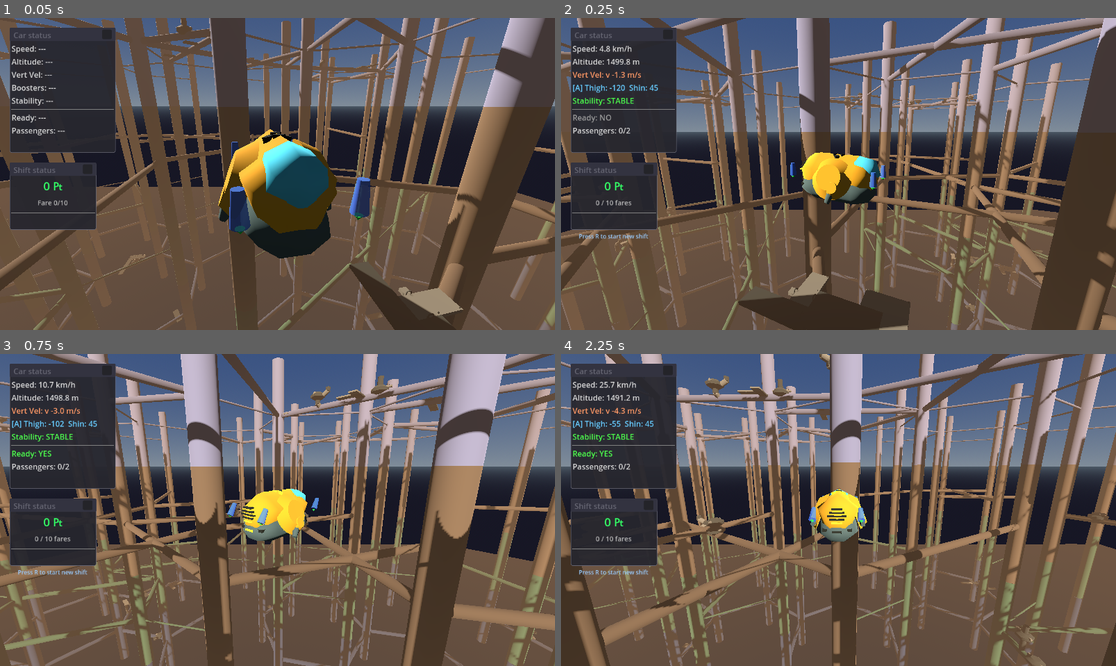
Above: before the commit, frames 1-4 (two rows, left to right).
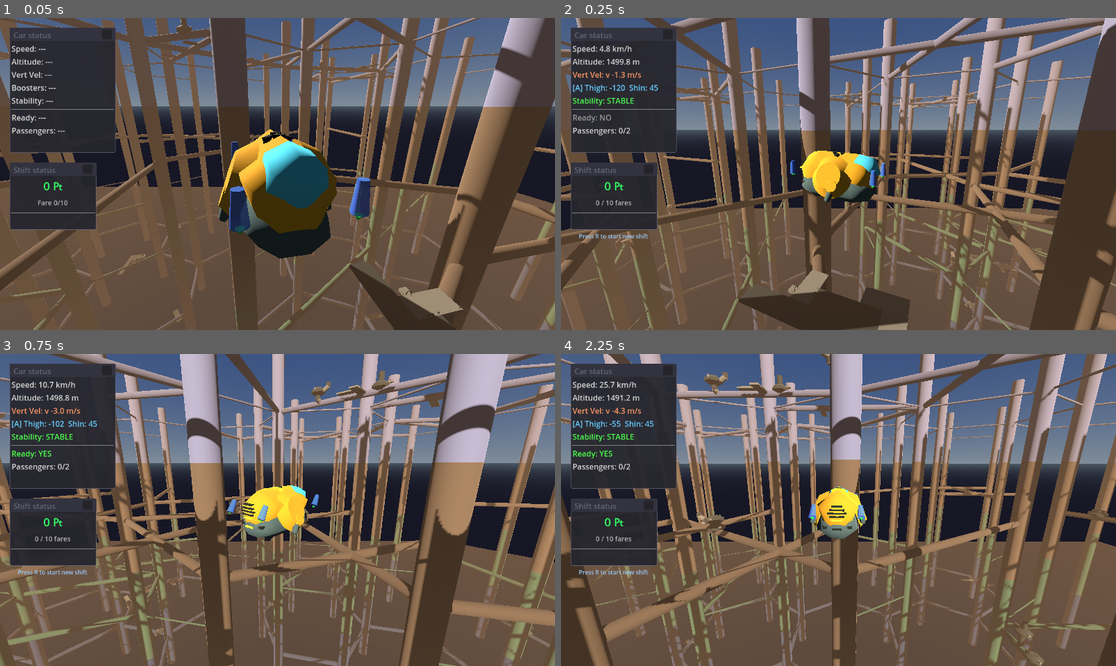
Above: after the commit, the same moments.

Repository: TaxiService/fcar
Game: Godot game, scene res://city/city_test.tscn
Two runs of this game, one before a commit and one after it. Both use one fixed random seed, a clock stepped at 60 frames per second and the inputs below.
Inputs (mouse positions are in pixels of both pictures, inside the frame that each line leads up to):
- Up to frame 1 (0.05 s): no input
- Up to frame 2 (0.25 s): no input
- Up to frame 3 (0.75 s): tap R (toggle_ready_for_fares) at 0.5 s; move the mouse to (305, 510) at 0.52 s; hold W (forward) from 0.53 s (still down); hold C (crouch) from 0.53 s (still down); click (305, 510) at 0.67 s
- Up to frame 4 (2.25 s): keep holding W (forward); tap Space (jump) at 0.77, 1.52 s; tap R (toggle_ready_for_fares) at 1.25, 2 s; move the mouse to (810, 510) at 1.27 s; release C (crouch) at 1.28 s; tap T (eject_passengers) at 1.35 s; move the mouse to (849, 503) at 2.02 s; tap V (toggle_auto_hover) at 2.1 s

Frame 1 is identical in both runs. In frame 2, 13% of the frame differs, in the area x 0-100%, y 0-100%; in frame 3, 22%; in frame 4, 17%.

Commit message:
Camera: pitch following and look-behind stability fix
- Add pitch following so camera tilts with car's pitch angle
- Fade velocity look-ahead when looking backwards to prevent instability
- Configurable: follow_car_pitch, pitch_follow_amount, pitch_follow_smoothing

Co-Authored-By: Claude Opus 4.5 <noreply@anthropic.com>

Diff:
--- a/Camera3D.gd
+++ b/Camera3D.gd
@@ -39,10 +39,17 @@
 @export var velocity_look_min_speed: float = 10.0  # Min speed before look-ahead kicks in
 @export var velocity_look_smoothing: float = 3.0  # How smoothly the look-ahead transitions
 
+# Camera pitch following car
+@export_category("Pitch Following")
+@export var follow_car_pitch: bool = true  # Camera tilts with car's pitch
+@export var pitch_follow_amount: float = 0.5  # How much to follow car pitch (0 = none, 1 = full)
+@export var pitch_follow_smoothing: float = 5.0  # How smoothly pitch follows
+
 # Internal state
 var camera_yaw: float = 0.0  # Current camera yaw angle (radians)
 var mouse_yaw_offset: float = 0.0  # Mouse look yaw offset (radians)
 var mouse_pitch_offset: float = 0.0  # Mouse look pitch offset (radians)
+var current_car_pitch: float = 0.0  # Smoothed car pitch for camera follow
 var time_since_mouse_input: float = 0.0  # Timer for auto-return (time-based mode)
 var is_mouselooking: bool = false  # Whether mouselook is active
 var consistent_velocity_time: float = 0.0  # How long car has moved in same direction (velocity-based mode)
@@ -247,11 +254,28 @@
 		if speed > velocity_look_min_speed:
 			# Scale look-ahead by speed (faster = more look-ahead)
 			var speed_factor = clamp((speed - velocity_look_min_speed) / 50.0, 0.0, 1.0)
-			target_look_offset = velocity.normalized() * velocity_look_ahead_distance * speed_factor * velocity_look_ahead
+
+			# Reduce look-ahead when looking backwards (prevents instability)
+			var camera_forward = -global_transform.basis.z
+			var velocity_dir = velocity.normalized()
+			var look_alignment = camera_forward.dot(velocity_dir)  # 1 = looking forward, -1 = looking back
+
+			# Fade out look-ahead as we look backwards
+			var look_ahead_factor = clamp((look_alignment + 1.0) / 2.0, 0.0, 1.0)  # Map -1..1 to 0..1
+
+			target_look_offset = velocity_dir * velocity_look_ahead_distance * speed_factor * velocity_look_ahead * look_ahead_factor
 
 	# Smoothly interpolate the look offset
 	current_look_offset = current_look_offset.lerp(target_look_offset, velocity_look_smoothing * delta)
 	var look_target = target.global_position + current_look_offset
+
+	# Calculate car pitch for camera following
+	var car_pitch_offset: float = 0.0
+	if follow_car_pitch:
+		var car_forward = -target.global_transform.basis.z
+		var car_pitch = asin(clamp(car_forward.y, -1.0, 1.0))  # Positive Y = nose up = camera tilts up
+		current_car_pitch = lerp(current_car_pitch, car_pitch * pitch_follow_amount, pitch_follow_smoothing * delta)
+		car_pitch_offset = current_car_pitch
 
 	# Calculate final camera orientation
 	var direction_to_target = (look_target - global_position).normalized()
@@ -262,4 +286,9 @@
 		var right = direction_to_target.cross(Vector3.UP).normalized()
 		var up = right.cross(direction_to_target).normalized()
 		var final_basis = Basis(right, up, -direction_to_target)
+
+		# Apply car pitch offset
+		if abs(car_pitch_offset) > 0.001:
+			final_basis = final_basis.rotated(right, car_pitch_offset)
+
 		global_transform.basis = final_basis
